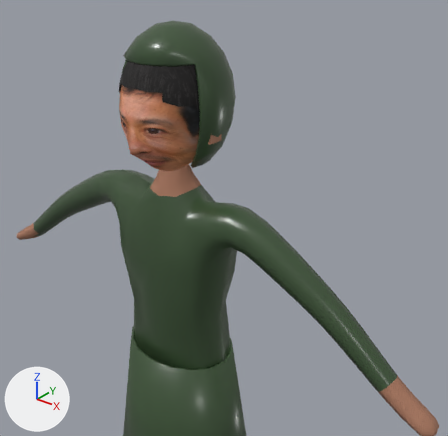
One commit to the glTF model NhanVat/Model/ChuKemAoMua.glb: the scene before it, then after it.
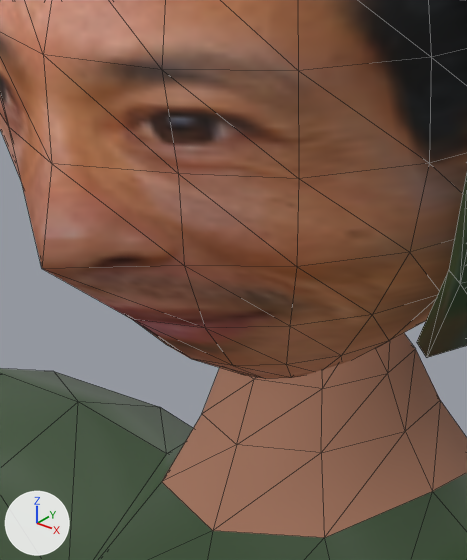
There are two pictures of each version: one from a camera (50 mm lens) standing at (0.869, -0.917, 1.833) and looking at (0.181, -0.057, 1.3), one close up on the part from 28% to 44% of the width and 25% to 46% of the height. Every picture has the same lights, and +X, +Y and +Z are marked at lower left. The older version's two pictures come first. The close-ups show mesh edges as thin lines.

The older version as bpy lines, for what is in view:
```python
me_skel = bpy.data.meshes.new('skel')
me_skel.from_pydata(...)  # 1443 vertices, 2820 faces; spans x -0.64..0.64, y -0.17..0.16, z 0.0..1.65
# faces by material slot: [464, 1112, 544, 352, 300, 24, 24]
me_skel.materials.append(mat_da)  # brown #a8775f
me_skel.materials.append(mat_aomua)  # dark green #3c5236
me_skel.materials.append(mat_quan)  # picture img_pants
me_skel.materials.append(mat_mat)  # picture img_face
me_skel.materials.append(mat_toc)  # picture img_hair
me_skel.materials.append(mat_dep)  # picture img_sandal
me_skel.materials.append(mat_quaidep)  # brown #5a3a2a
ob_body = bpy.data.objects.new('Body', me_skel)
ob_body.location = (0.0, 0.0, 0.0)
```
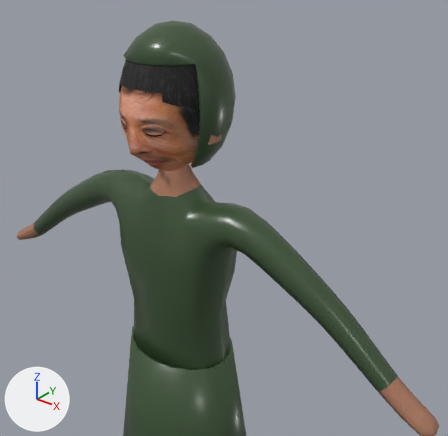
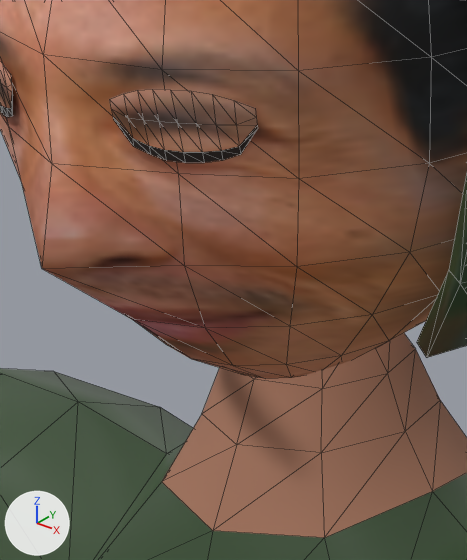
The newer file adds a shape key; the second version is drawn at full value of the shape key 'Blink' of 'MiMat', and the change is written as the vertex moves it makes.

What differs and where, as boxes (x1, y1, x2, y2) in the close-ups (467 x 560 px):
```json
{"object": "MiMat", "change": "added", "after": [0, 61, 257, 163], "on screen": "brown", "faces in mat_mat (picture img_face)": [0, 61, 257, 152], "faces in mat_mi (black #241814)": [0, 94, 257, 163]}
```

Edits to the scene script, one JSON object a line:
```json
{"op": "add", "block": "mat_mi", "code": ["mat_mi = principled_material('Mi')", "mat_mi.base_color = (0.0176, 0.00913, 0.007)  # black #241814", "mat_mi.roughness = 0.85"]}
{"op": "add", "block": "me_mimat", "code": ["me_mimat = bpy.data.meshes.new('MiMat')", "me_mimat.from_pydata(...)  # 72 vertices, 96 faces; spans x -0.0626..0.0627, y -0.1143..-0.089, z 1.4496..1.4745", "# faces by material slot: [64, 32]", "me_mimat.materials.append(mat_mat)  # picture img_face", "me_mimat.materials.append(mat_mi)  # black #241814"]}
{"op": "add", "block": "ob_mimat", "code": ["ob_mimat = bpy.data.objects.new('MiMat', me_mimat)", "ob_mimat.location = (0.0, 0.0, 0.0)"]}
```
